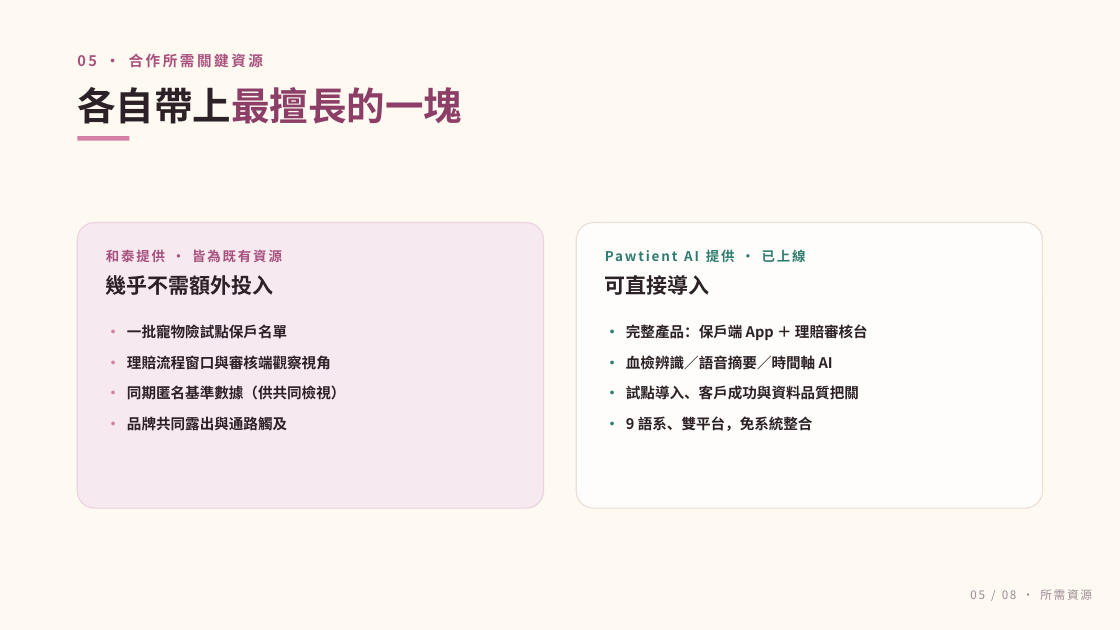
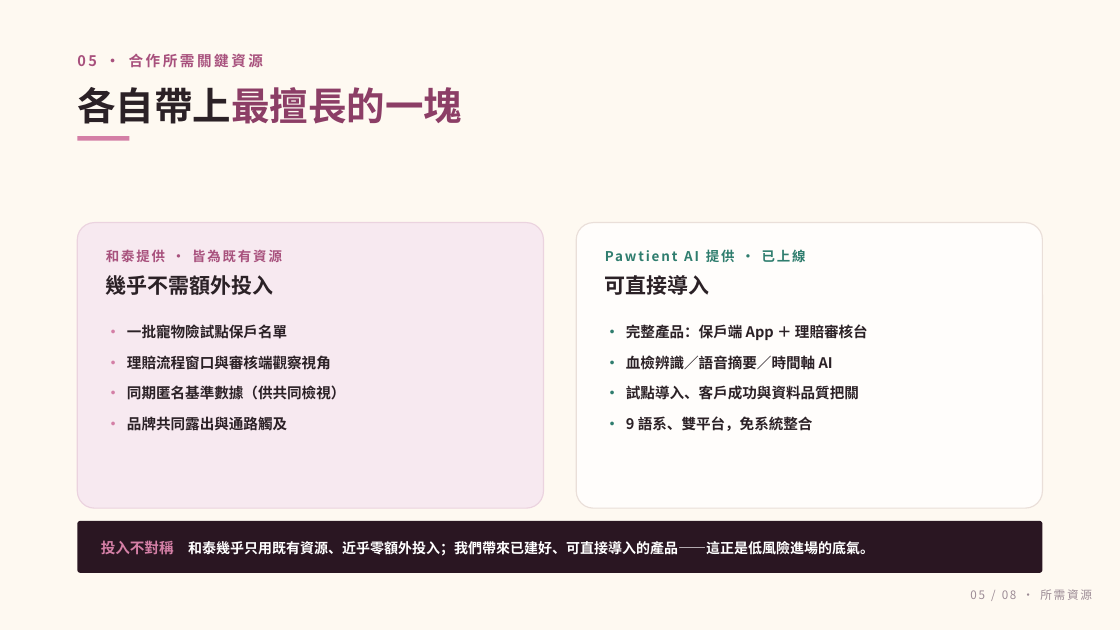
Before and after one commit to genrevcorp/pawtient-hotai-accelerator, a slide deck: slide 11 of deck/Pawtient_AI_和泰加速器提案.pptx. Drawn at 1120x630 pixels with LibreOffice and Linux fonts; fonts in the diff are those of the drawing. Boxes give left, top, right and bottom in pixels: in the first picture for what was removed or moved away, otherwise in the second. Text is boxed around its words. In the diff, an @@ line names an element or a change of style, - is before the commit and + after.

```diff
--- a/deck/Pawtient_AI_和泰加速器提案.pptx
+++ b/deck/Pawtient_AI_和泰加速器提案.pptx
@@ rounded rectangle added at [77,521,1043,573], fill #2A1622 @@
@@ text added at [101,540,874,556], 12 pt, text #FFFFFF, bold @@
+投入不對稱 和泰幾乎只用既有資源、近乎零額外投入；我們帶來已建好、可直接導入的產品——這正是低風險進場的底氣。
```
Also in this commit, not shown: 6 other slides changed.
